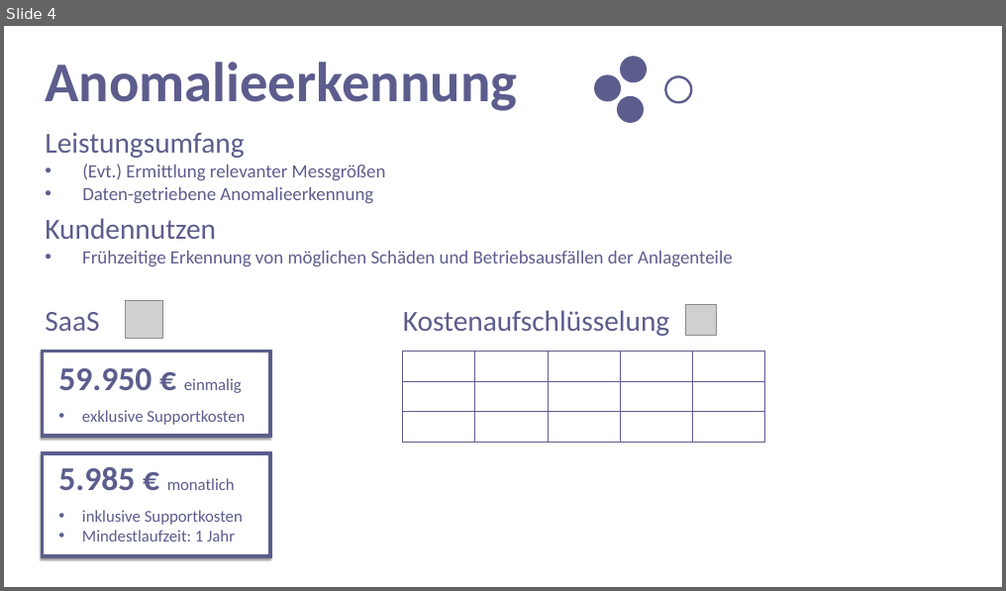
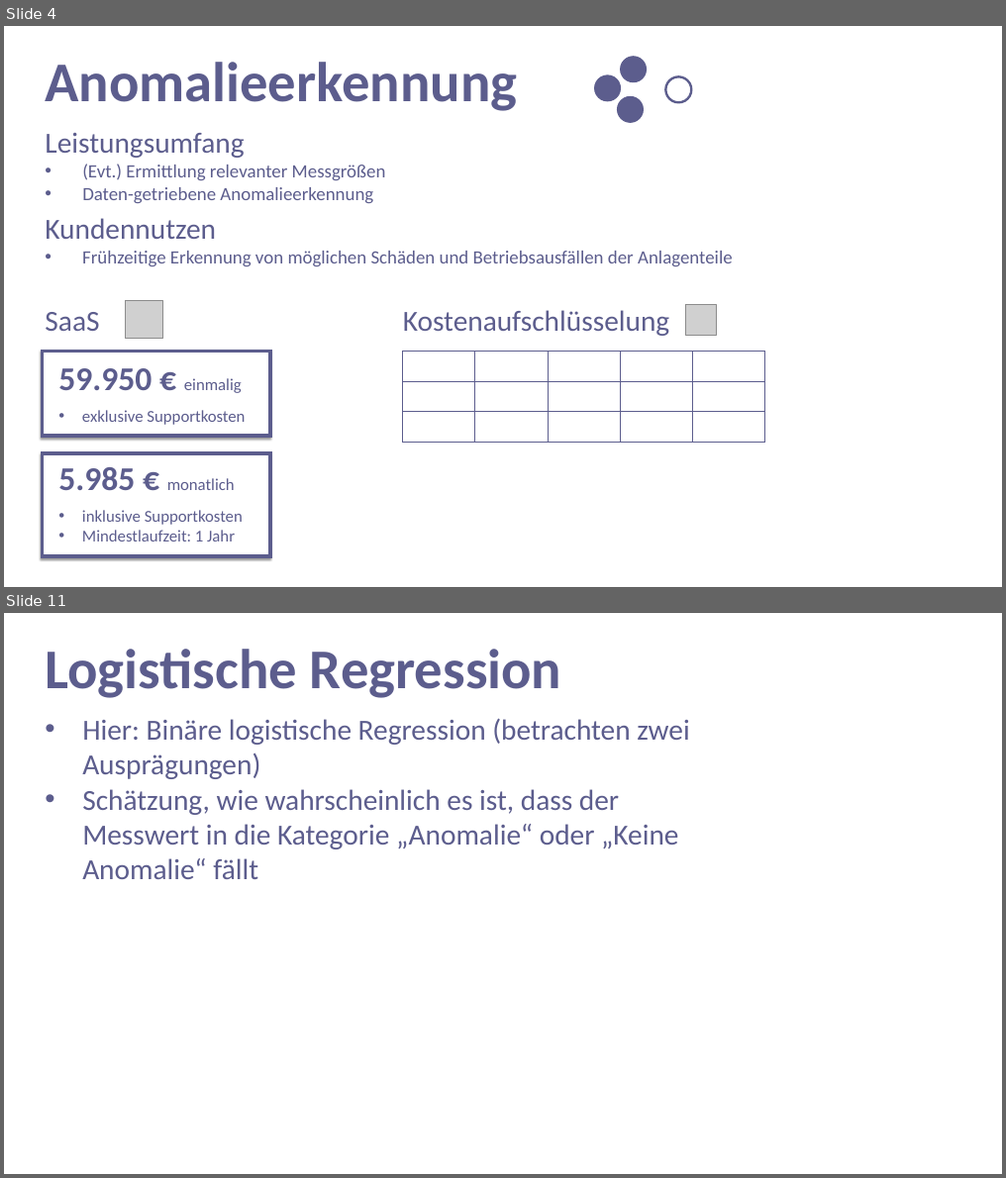
Before and after one commit to kiya1013/APuPDaten, a slide deck: Documents/Produktpraesentation.pptx. Shown one above the other, each under a label of ours: slide 4 before the commit, slides 4 and 11 after it; the slides between them are not shown. The pictures are 1006x591 and 1006x1178 pixels, drawn with LibreOffice and Linux fonts; fonts in the diff are those of the drawing; grey boxes stand for pictures. Boxes give left, top, right and bottom in pixels: in the first picture for what was removed or moved away, otherwise in the second. Text is boxed around its words. In the diff, an @@ line names an element or a change of style, - is before the commit and + after.

```diff
--- a/Documents/Produktpraesentation.pptx
+++ b/Documents/Produktpraesentation.pptx
@@ slide 11 added at (4,613,1002,1174), background #FFFFFF @@
@@ text added at (45,649,561,698), 54 pt, text #5C5D8D, bold @@
+Logistische Regression
@@ text added at (82,718,689,879), 28 pt, text #5C5D8D @@
+• Hier: Binäre logistische Regression (betrachten zwei Ausprägungen)
+• Schätzung, wie wahrscheinlich es ist, dass der Messwert in die Kategorie „Anomalie“ oder „Keine Anomalie“ fällt
```
Also in this commit, not shown: 6 other slides added.
